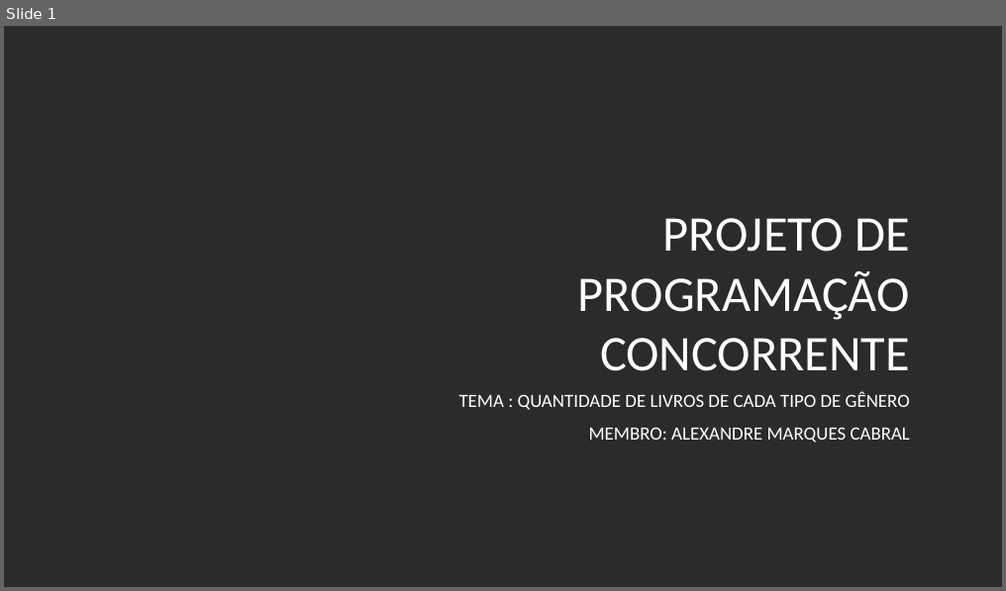
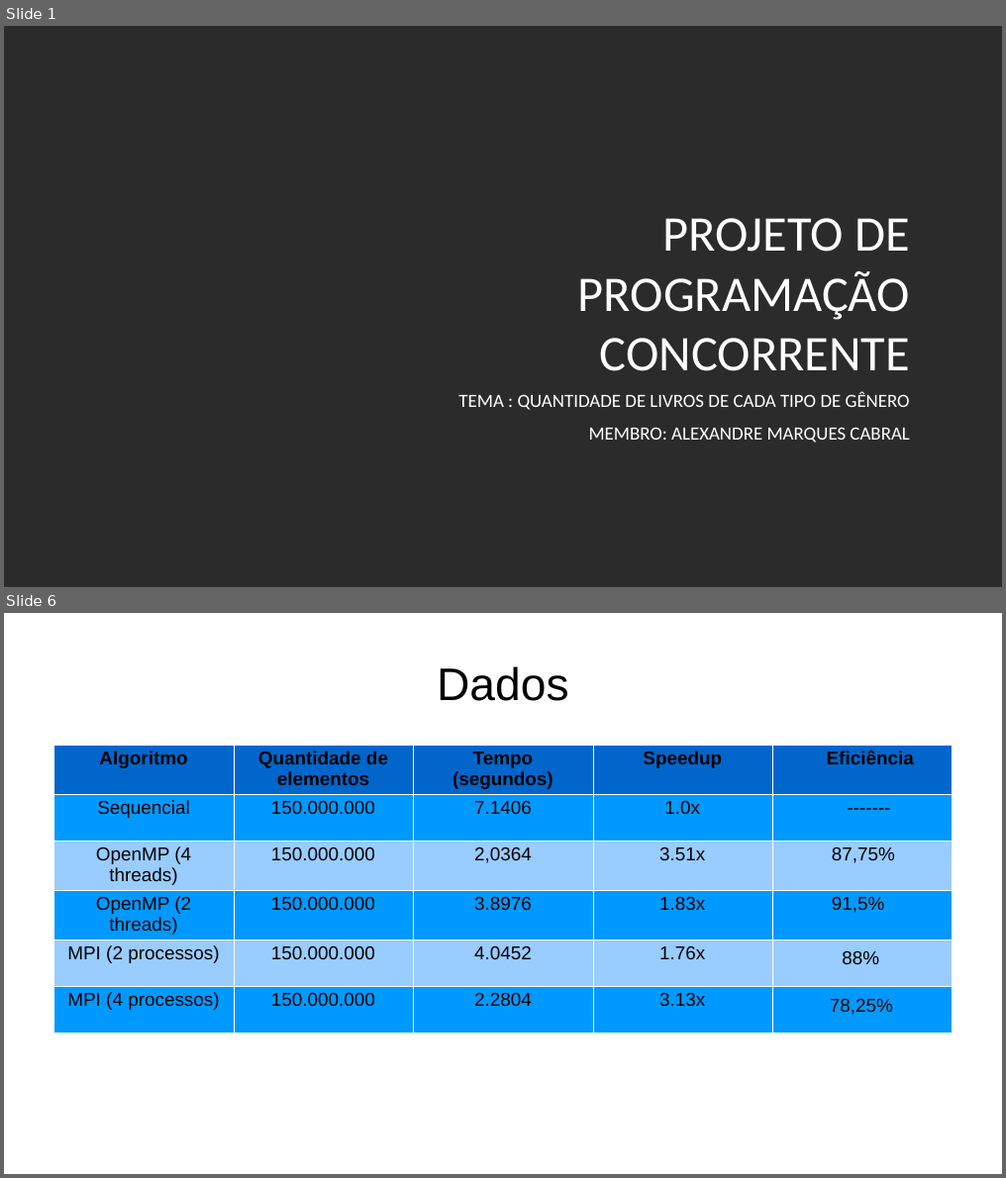
Before and after one commit to Mestos/CC0021-Exercicios, a slide deck: Projeto.pptx. Shown one above the other, each under a label of ours: slide 1 before the commit, slides 1 and 6 after it; the slides between them are not shown. The pictures are 1006x591 and 1006x1178 pixels, drawn with LibreOffice and Linux fonts; fonts in the diff are those of the drawing; background and template pictures are left out; a plain dark background stands for a picture behind light text. Boxes give left, top, right and bottom in pixels: in the first picture for what was removed or moved away, otherwise in the second. Text is boxed around its words. In the diff, an @@ line names an element or a change of style, - is before the commit and + after.

```diff
--- a/Projeto.pptx
+++ b/Projeto.pptx
@@ slide 6 added at <box>4,613,1002,1174</box>, background picture (left out) @@
@@ text added at <box>437,666,568,701</box>, 44 pt, text #000000 @@
+Dados
@@ table added at <box>54,744,952,1026</box>, 6 rows, 5 columns @@
+Algoritmo | Quantidade de elementos | Tempo (segundos) | Speedup | Eficiência
+Sequencial | 150.000.000 | 7.1406 | 1.0x | -------
+OpenMP (4 threads) | 150.000.000 | 2,0364 | 3.51x | 87,75%
+OpenMP (2 threads) | 150.000.000 | 3.8976 | 1.83x | 91,5%
+MPI (2 processos) | 150.000.000 | 4.0452 | 1.76x | 88%
+MPI (4 processos) | 150.000.000 | 2.2804 | 3.13x | 78,25%
```
Also in this commit, not shown: 1 slide changed, 5 other slides added.
